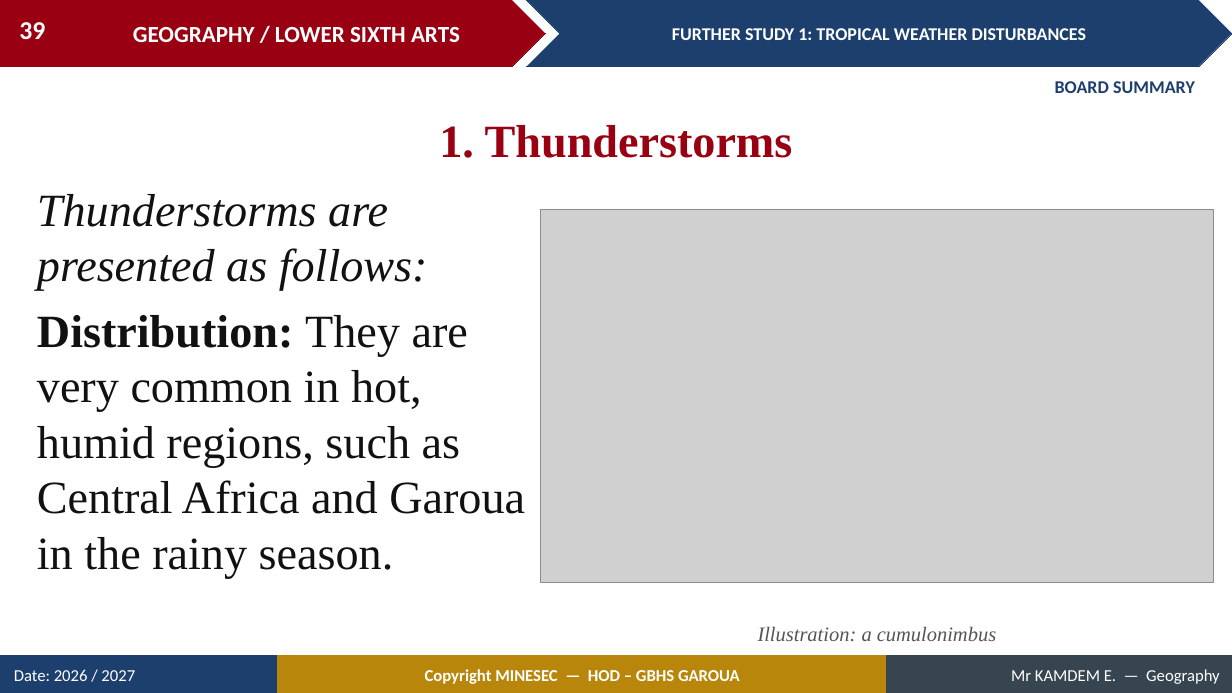
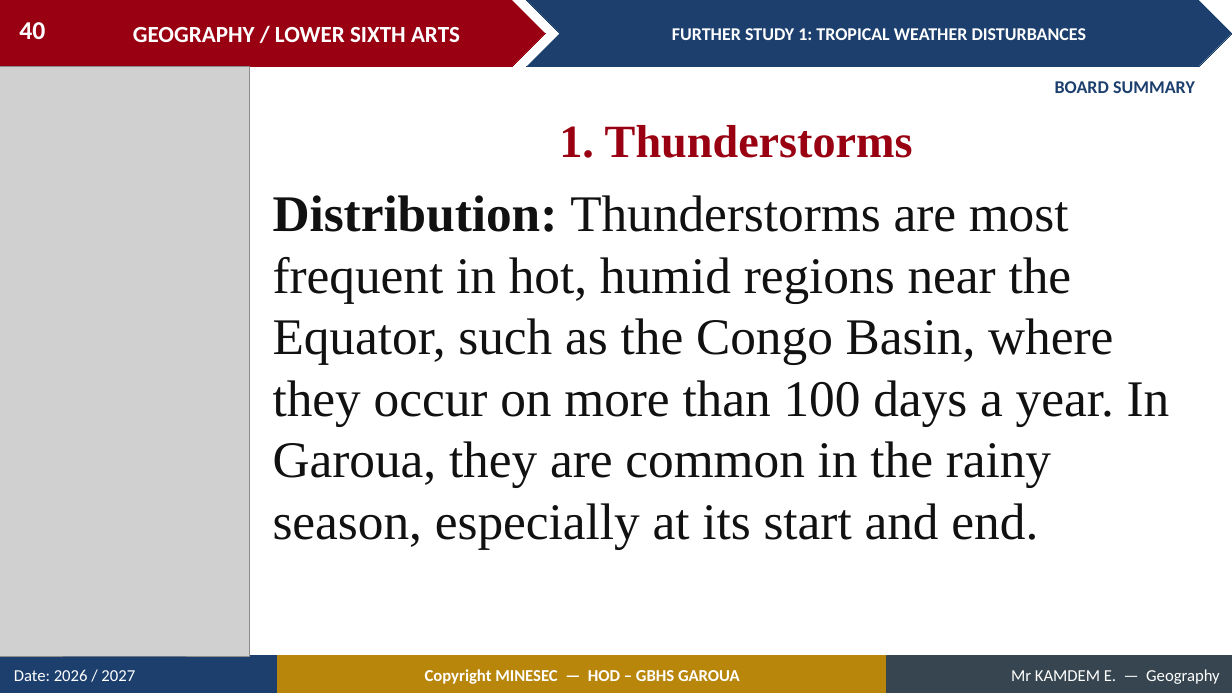
Before and after one commit to Berthautk/linea-github, a slide deck: slide 40 of lecons/LSA/Climatology/02_LSA_CLIM_FS01_Tropical_Weather_Disturbances.pptx (slide 39 before the commit). Drawn at 1232x693 pixels with LibreOffice and Linux fonts; fonts in the diff are those of the drawing; grey boxes stand for pictures. Boxes give left, top, right and bottom in pixels: in the first picture for what was removed or moved away, otherwise in the second. Text is boxed around its words. In the diff, an @@ line names an element or a change of style, - is before the commit and + after.

```diff
--- a/lecons/LSA/Climatology/02_LSA_CLIM_FS01_Tropical_Weather_Disturbances.pptx
+++ b/lecons/LSA/Climatology/02_LSA_CLIM_FS01_Tropical_Weather_Disturbances.pptx
@@ page number at (19,22,45,39): text changed @@
-39
+40
@@ picture added at (0,67,250,656) @@
@@ text "1. Thunderstorms": place and size @@
-text "1. Thunderstorms" at (439,125,793,158)
+text "1. Thunderstorms" at (559,125,913,158)
@@ text removed at (37,194,525,578) @@
-Thunderstorms are presented as follows:
-Distribution: They are very common in hot, humid regions, such as Central Africa and Garoua in the rainy season.
@@ text added at (273,195,1170,550), 40 pt, text #111111 @@
+Distribution: Thunderstorms are most frequent in hot, humid regions near the Equator, such as the Congo Basin, where they occur on more than 100 days a year. In Garoua, they are common in the rainy season, especially at its start and end.
@@ picture removed at (541,209,1214,582) @@
@@ text removed at (758,626,996,641) @@
-Illustration: a cumulonimbus
```
Also in this commit, not shown: 11 other slides changed, 4 slides added, 4 other files.
